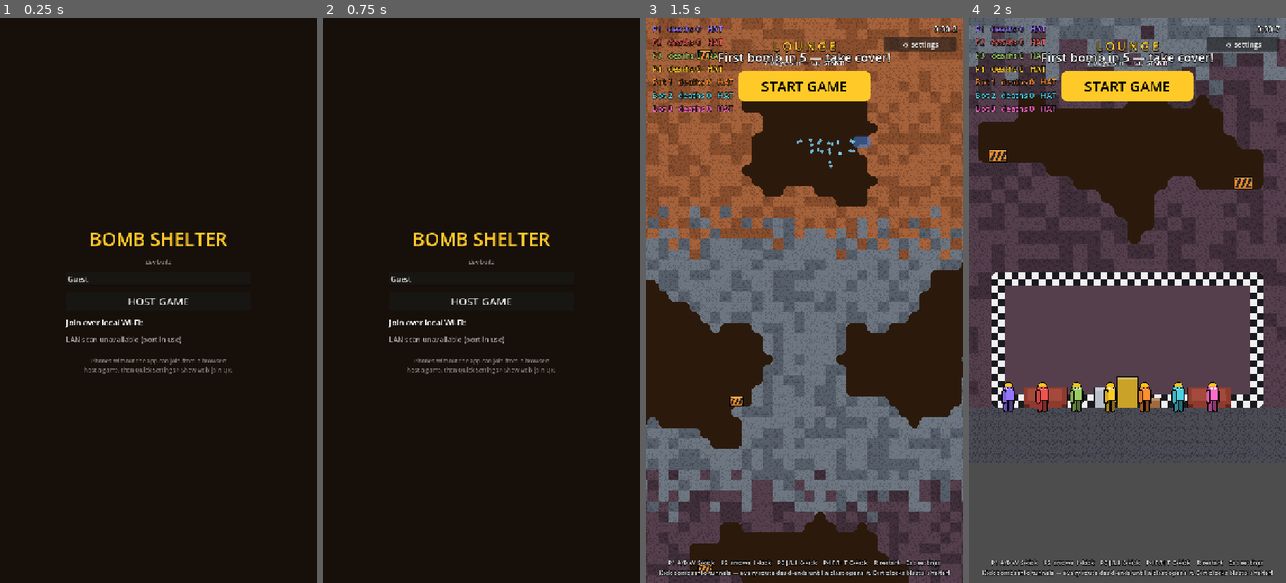
Above: before the commit, frames 1-4 (left to right).
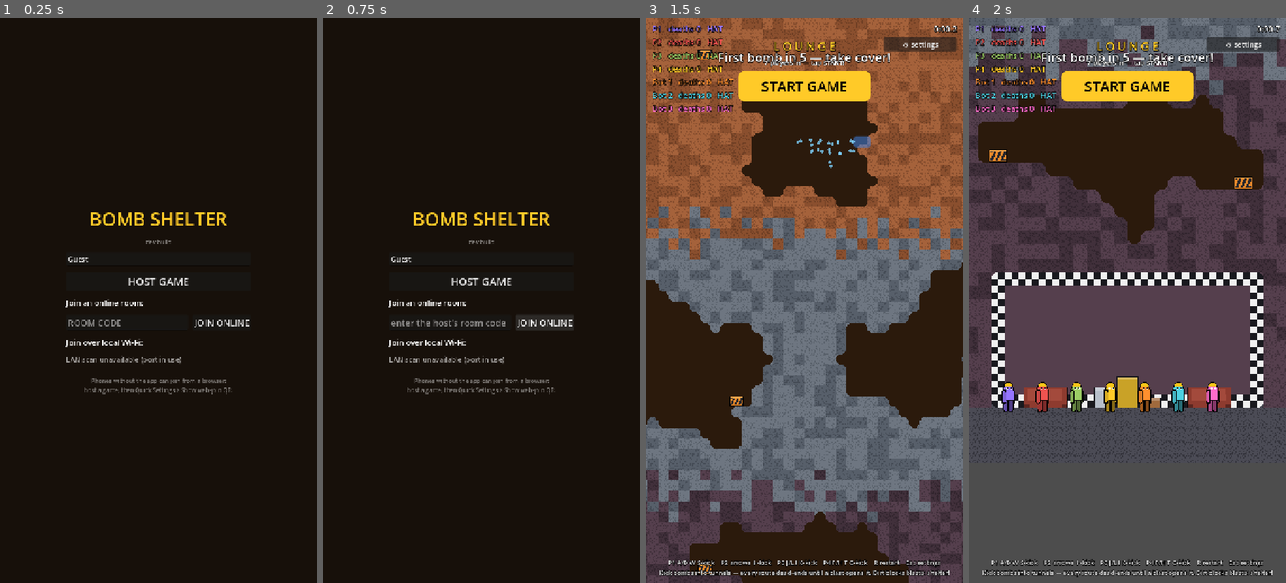
Above: after the commit, the same moments.

Repository: uchy4/dummy
Game: Godot game, scene res://scenes/client.tscn
The game is run twice, just before and just after one commit, with the same random seed, the same clock (stepped at 60 frames per second) and the same inputs. This scene is started directly instead of the project's main scene.
Inputs (mouse positions are in pixels of both pictures, inside the frame that each line leads up to):
- Up to frame 1 (0.25 s): no input
- Up to frame 2 (0.75 s): click (544, 323) at 0.5 s, where only the run after the commit has a clickable "JOIN ONLINE"
- Up to frame 3 (1.5 s): click "HOST GAME" at 1.25 s
- Up to frame 4 (2 s): no input

The runs differ from the first frame. In frame 1, 2.9% of the frame differs, in the area x 20-79%, y 34-67%; in frame 2, 3.4%, in the area x 20-80%, y 34-67%; in frame 3, nothing differs; in frame 4, nothing differs.

Commit message:
Title menu: JOIN ONLINE ROOM with the host's relay code
The relay could only take browser guests at /r/CODE — the native menu
offered nothing but LAN join. Now a ROOM CODE field + JOIN ONLINE
button sit above the Wi-Fi list: it dials wss://relay/join/CODE, the
same piped protocol LAN clients speak (Settings.join_url overrides the
ip:port URL; LAN join and the web autojoin clear it).

Co-Authored-By: Claude Fable 5 <noreply@anthropic.com>
Claude-Session: https://claude.ai/code/session_01QSJudmCHT44WHN37u3ZpBk

Diff:
--- a/bomb-shelter/scripts/client_main.gd
+++ b/bomb-shelter/scripts/client_main.gd
@@ -54,7 +54,10 @@
 	_build_hud()
 
 
-	var err := ws.connect_to_url("ws://%s:%d" % [Settings.join_ip, Settings.join_ws_port])
+	var url := Settings.join_url
+	if url.is_empty():
+		url = "ws://%s:%d" % [Settings.join_ip, Settings.join_ws_port]
+	var err := ws.connect_to_url(url)
 	if err != OK:
 		_leave("Could not connect")
 
--- a/bomb-shelter/scripts/menu.gd
+++ b/bomb-shelter/scripts/menu.gd
@@ -11,6 +11,7 @@
 var _name_edit: LineEdit
 var _list: VBoxContainer
 var _scan_label: Label
+var _code_edit: LineEdit
 var _refresh := 0.0
 var _ver_label: Label
 var _upd_btn: Button
@@ -113,6 +114,28 @@
 	host.pressed.connect(_host)
 	box.add_child(host)
 
+	# Internet rooms: the host's Quick Settings shows a short room code;
+	# type it here to join from anywhere through the relay.
+	var online_title := Label.new()
+	online_title.text = "Join an online room:"
+	online_title.add_theme_font_size_override(&"font_size", 18)
+	box.add_child(online_title)
+	var code_row := HBoxContainer.new()
+	code_row.add_theme_constant_override(&"separation", 10)
+	box.add_child(code_row)
+	_code_edit = LineEdit.new()
+	_code_edit.placeholder_text = "ROOM CODE"
+	_code_edit.max_length = 8
+	_code_edit.size_flags_horizontal = Control.SIZE_EXPAND_FILL
+	_code_edit.add_theme_font_size_override(&"font_size", 20)
+	code_row.add_child(_code_edit)
+	var online_btn := Button.new()
+	online_btn.text = "JOIN ONLINE"
+	online_btn.add_theme_font_size_override(&"font_size", 20)
+	online_btn.focus_mode = Control.FOCUS_NONE
+	online_btn.pressed.connect(_join_online)
+	code_row.add_child(online_btn)
+
 	var join_title := Label.new()
 	join_title.text = "Join over local Wi-Fi:"
 	join_title.add_theme_font_size_override(&"font_size", 18)
@@ -179,6 +202,7 @@
 func _web_autojoin() -> void:
 	set_process(false)
 	Main.register_actions()
+	Settings.join_url = ""  # host-served page: plain ws to the host
 	var host := str(JavaScriptBridge.eval("location.hostname", true))
 	var qs := str(JavaScriptBridge.eval("location.search", true))
 	var wsp := NetHub.WS_PORT_BASE
@@ -196,7 +220,25 @@
 	get_tree().change_scene_to_file.call_deferred("res://scenes/client.tscn")
 
 
+## Join an internet room through the relay by its short code.
+func _join_online() -> void:
+	var code := _code_edit.text.strip_edges().to_upper()
+	if code.is_empty():
+		_code_edit.placeholder_text = "enter the host's room code"
+		return
+	if NetHub.RELAY_HOST.is_empty():
+		_code_edit.text = ""
+		_code_edit.placeholder_text = "relay not deployed"
+		return
+	Settings.join_url = "wss://%s/join/%s" % [NetHub.RELAY_HOST, code]
+	Settings.join_name = _name_edit.text.strip_edges()
+	if Settings.join_name.is_empty():
+		Settings.join_name = "Guest"
+	get_tree().change_scene_to_file("res://scenes/client.tscn")
+
+
 func _join(ip: String, ws_port: int) -> void:
+	Settings.join_url = ""  # LAN join: plain ws to the host's address
 	Settings.join_ip = ip
 	Settings.join_ws_port = ws_port
 	Settings.join_name = _name_edit.text.strip_edges()
--- a/bomb-shelter/scripts/settings.gd
+++ b/bomb-shelter/scripts/settings.gd
@@ -58,4 +58,7 @@
 ## LAN join handoff from the menu to the client scene.
 static var join_ip := ""
 static var join_ws_port := 0
+## When non-empty the client connects here instead of building
+## ws://join_ip:port — used by JOIN ONLINE ROOM (wss to the relay).
+static var join_url := ""
 static var join_name := "Guest"
